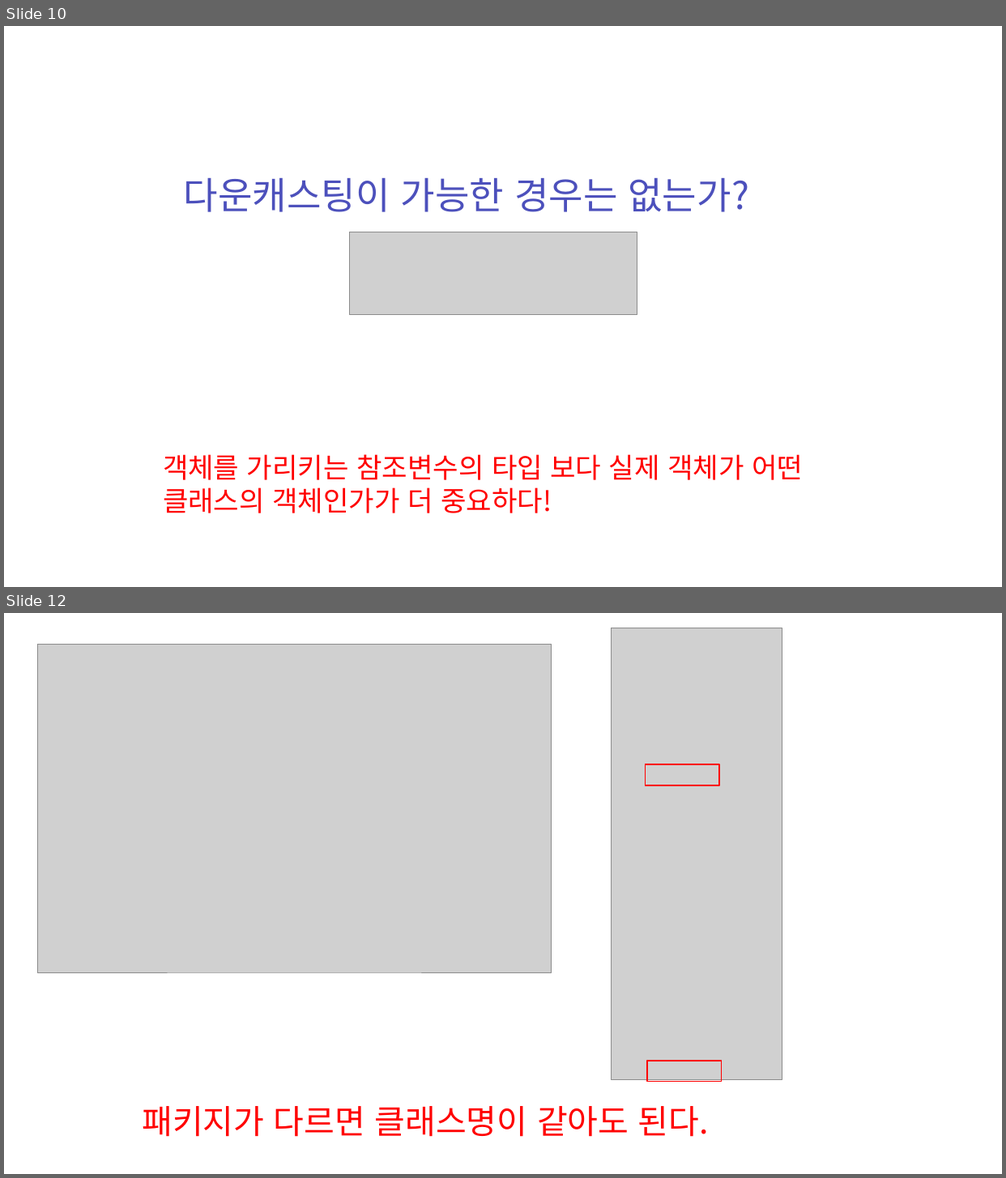
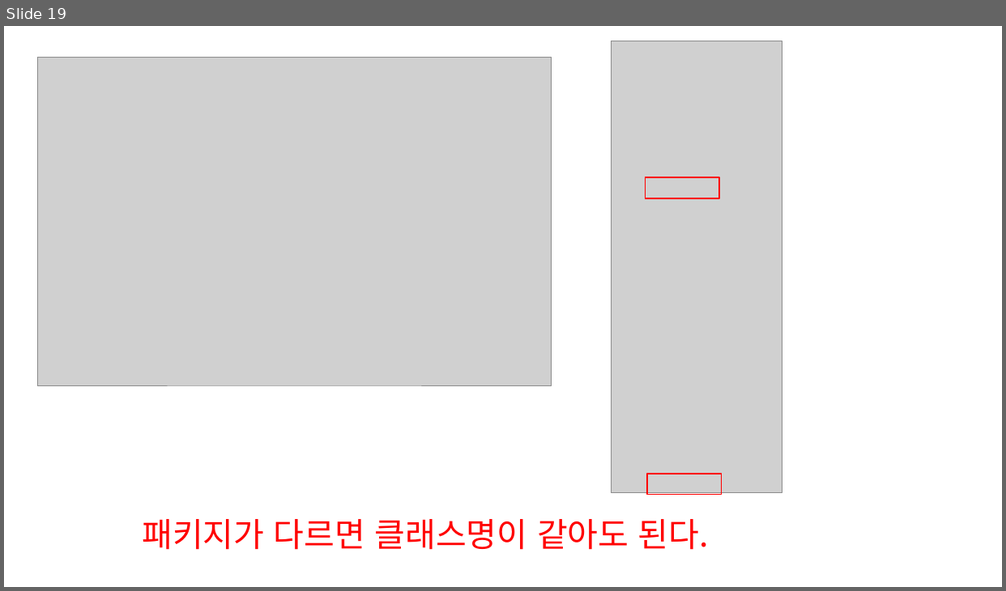
Before and after one commit to zest132/JavaLecture, a slide deck: JavaLecture/LectureFile/java 11강 인터페이스와다형성.pptx. Shown one above the other, each under a label of ours: slides 10 and 12 before the commit, slide 19 after it; the slides between them are not shown. The pictures are 1006x1178 and 1006x591 pixels, drawn with LibreOffice and Linux fonts; fonts in the diff are those of the drawing; grey boxes stand for pictures. Boxes give left, top, right and bottom in pixels: in the first picture for what was removed or moved away, otherwise in the second. Text is boxed around its words. In the diff, an @@ line names an element or a change of style, - is before the commit and + after.

```diff
--- a/JavaLecture/LectureFile/java 11강 인터페이스와다형성.pptx
+++ b/JavaLecture/LectureFile/java 11강 인터페이스와다형성.pptx
@@ slide 10 removed at box(4, 26, 1002, 587), background #FFFFFF @@
@@ text removed at box(184, 178, 748, 212) @@
-다운캐스팅이 가능한 경우는 없는가?
@@ picture removed at box(349, 232, 637, 314) @@
@@ text removed at box(163, 454, 803, 514) @@
-객체를 가리키는 참조변수의 타입 보다 실제 객체가 어떤 클래스의 객체인가가 더 중요하다!
@@ what was slide 12 is now slide 19 @@
```
Also in this commit, not shown: 6 slides changed, 8 slides added, 6 other files.
